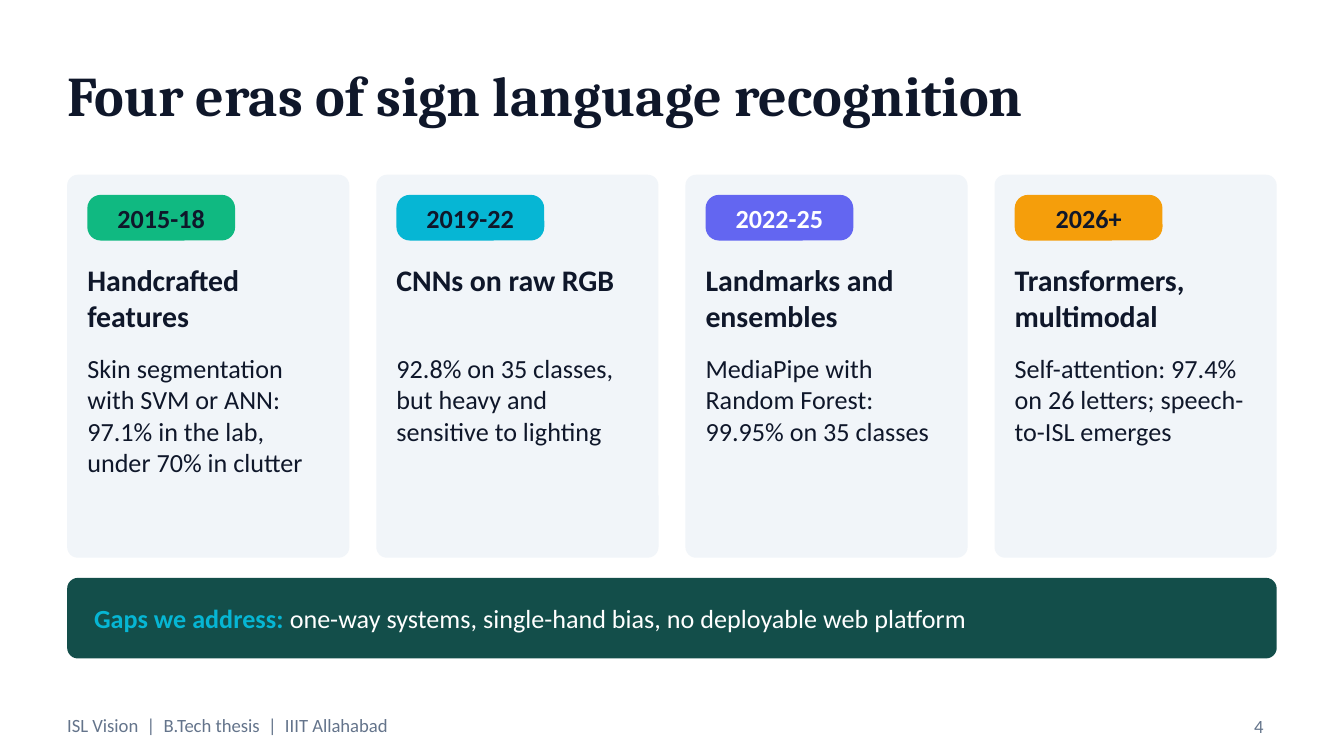
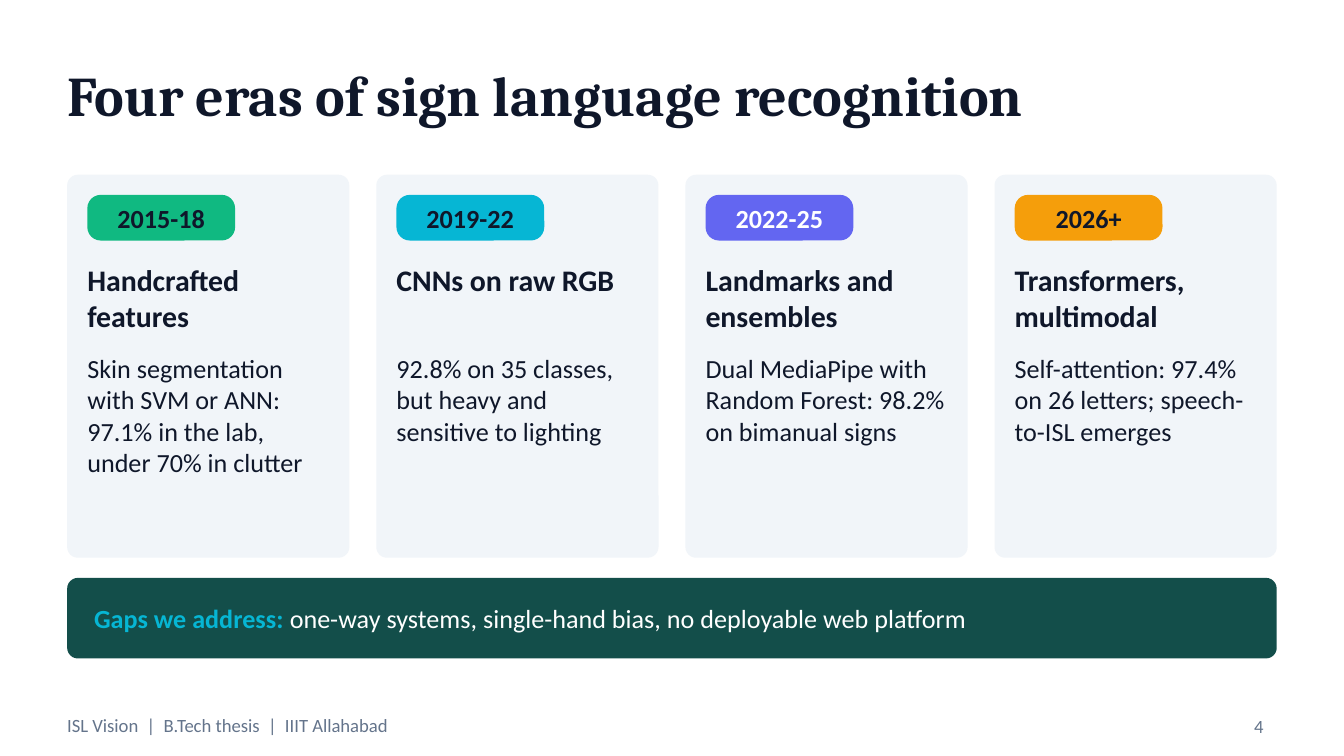
Before and after one commit to Rohitkumar-3103/Indian_Sign_Language_Projects, a slide deck: slide 4 of ISL_Thesis_Presentation.pptx. Drawn at 1344x756 pixels with LibreOffice and Linux fonts; fonts in the diff are those of the drawing. Boxes give left, top, right and bottom in pixels: in the first picture for what was removed or moved away, otherwise in the second. Text is boxed around its words. In the diff, an @@ line names an element or a change of style, - is before the commit and + after.

Commit message:
docs: resolve literature review mismatches on slides 4 & 16, add references slide & sheet, update Report.pdf

```diff
--- a/ISL_Thesis_Presentation.pptx
+++ b/ISL_Thesis_Presentation.pptx
@@ text at (x1=706, y1=360, x2=944, y2=446): text changed @@
-MediaPipe with Random Forest: 99.95% on 35 classes
+Dual MediaPipe with Random Forest: 98.2% on bimanual signs
```
Also in this commit, not shown: 2 other slides changed, 1 slide added, 3 other files.
